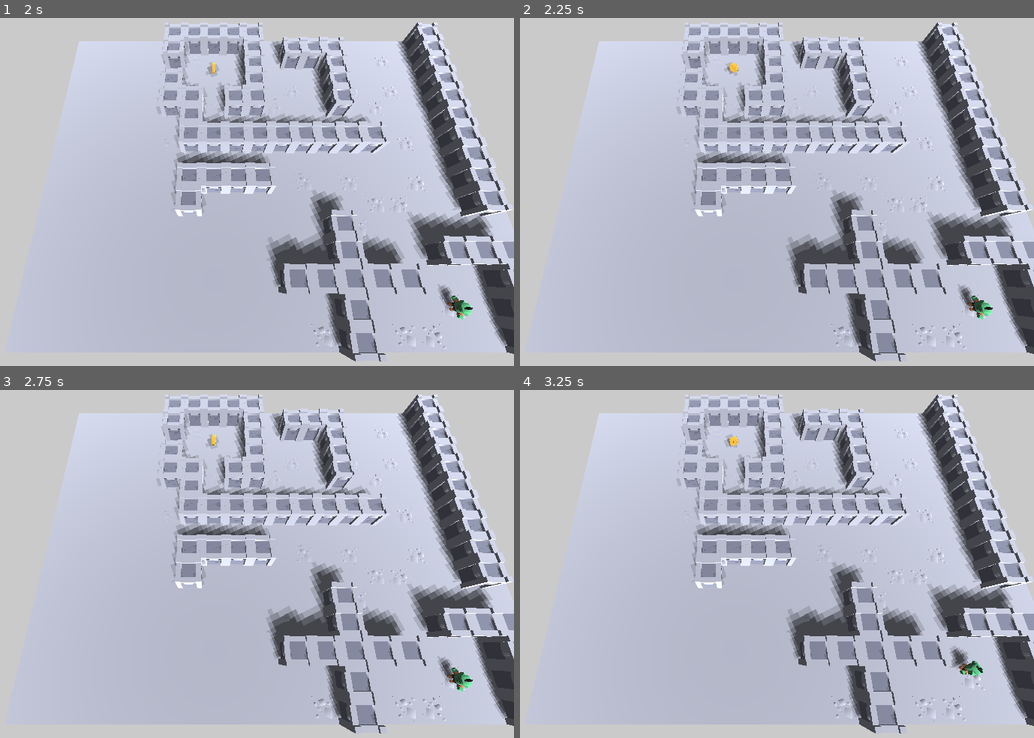
Above: before the commit, frames 1-4 (two rows, left to right).
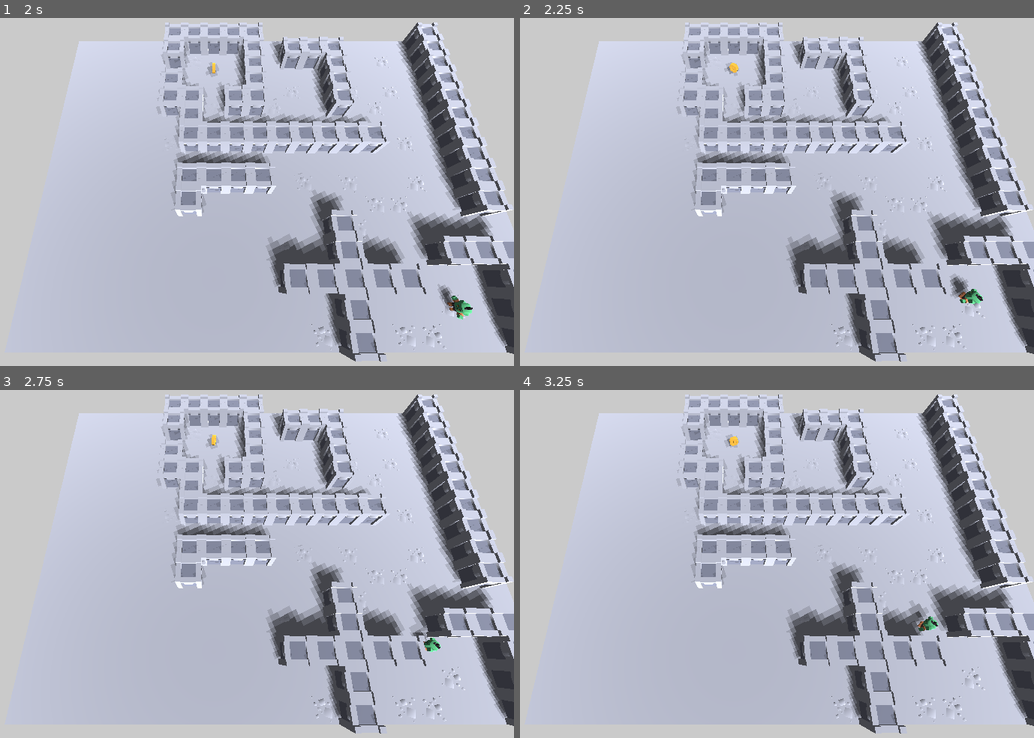
Above: after the commit, the same moments.

Repository: gheja/shifty-dungeon
Game: Godot game, scene res://scenes/MainGame.tscn
Same seed, same stepped clock (60 frames per second), same inputs: the game is played once before the commit and once after it.
Inputs:
- Up to frame 1 (2 s): tap Enter at 0.5 s; tap Space at 1.25 s
- Up to frame 2 (2.25 s): no input
- Up to frame 3 (2.75 s): no input
- Up to frame 4 (3.25 s): no input

Frame 1 is identical in both runs. In frame 2, 0.5% of the frame differs, in the area x 83-92%, y 73-87%; in frame 3, 0.5%; in frame 4, 0.6%, in the area x 75-91%, y 60-83%.

Commit message:
2023-07-09 01:56

Diff:
--- a/src/scenes/Level1.gd
+++ b/src/scenes/Level1.gd
@@ -1,28 +1,21 @@
 extends Spatial
+
+signal navmesh_changed
 
 onready var navigation = $Navigation
 onready var navmesh_instance = $Navigation/NavigationMeshInstance
-# onready var blocks = $Blocks
 
 func _ready():
 	bake_navmesh()
 
 func bake_navmesh():
-	# var navmesh_instance = NavigationMeshInstance.new()
-
-	# navigation.add_child(navmesh_instance)
-	# navmesh_instance.owner = self
 	navmesh_instance.navmesh = NavigationMesh.new()
 	navmesh_instance.navmesh.cell_size = navigation.cell_size
 	navmesh_instance.navmesh.cell_height = navigation.cell_height
 	navmesh_instance.navmesh.agent_radius = 0.33
-	# navmesh_instance.navmesh.edge_connection_margin = navigation.edge_connection_margin
+	navmesh_instance.bake_navigation_mesh(false)
 
-	# for block in blocks.get_children():
-	# 	block.get_parent().remove_child(block)
-	# 	navmesh_instance.add_child(block)
-
-	navmesh_instance.bake_navigation_mesh(false)
+	emit_signal("navmesh_changed")
 
 func _on_Timer_timeout():
 	$Navigation/NavigationMeshInstance/Blocks/BlockTypeE.rotate_y(PI/2)
--- /dev/null
+++ b/src/scenes/MainGame.gd
@@ -0,0 +1,4 @@
+extends Spatial
+
+func _on_Level1_navmesh_changed():
+	$Player.regenerate_route()
--- a/src/scenes/MainGame.tscn
+++ b/src/scenes/MainGame.tscn
@@ -1,10 +1,12 @@
-[gd_scene load_steps=4 format=2]
+[gd_scene load_steps=5 format=2]
 
 [ext_resource path="res://scenes/Level1.tscn" type="PackedScene" id=1]
 [ext_resource path="res://environment.tres" type="Environment" id=2]
 [ext_resource path="res://scenes/Player.tscn" type="PackedScene" id=3]
+[ext_resource path="res://scenes/MainGame.gd" type="Script" id=4]
 
 [node name="MainGame" type="Spatial"]
+script = ExtResource( 4 )
 
 [node name="Level1" parent="." instance=ExtResource( 1 )]
 
@@ -21,3 +23,5 @@
 
 [node name="Player" parent="." instance=ExtResource( 3 )]
 transform = Transform( 1, 0, 0, 0, 1, 0, 0, 0, 1, 9, 0, 6 )
+
+[connection signal="navmesh_changed" from="Level1" to="." method="_on_Level1_navmesh_changed"]
--- a/src/scenes/Player.tscn
+++ b/src/scenes/Player.tscn
@@ -17,10 +17,3 @@
 [node name="CollisionShape" type="CollisionShape" parent="."]
 transform = Transform( 1, 0, 0, 0, -4.37114e-08, -1, 0, 1, -4.37114e-08, 0, 0.5, 0 )
 shape = SubResource( 1 )
-
-[node name="Timer" type="Timer" parent="."]
-wait_time = 3.0
-one_shot = true
-autostart = true
-
-[connection signal="timeout" from="Timer" to="." method="_on_Timer_timeout"]
